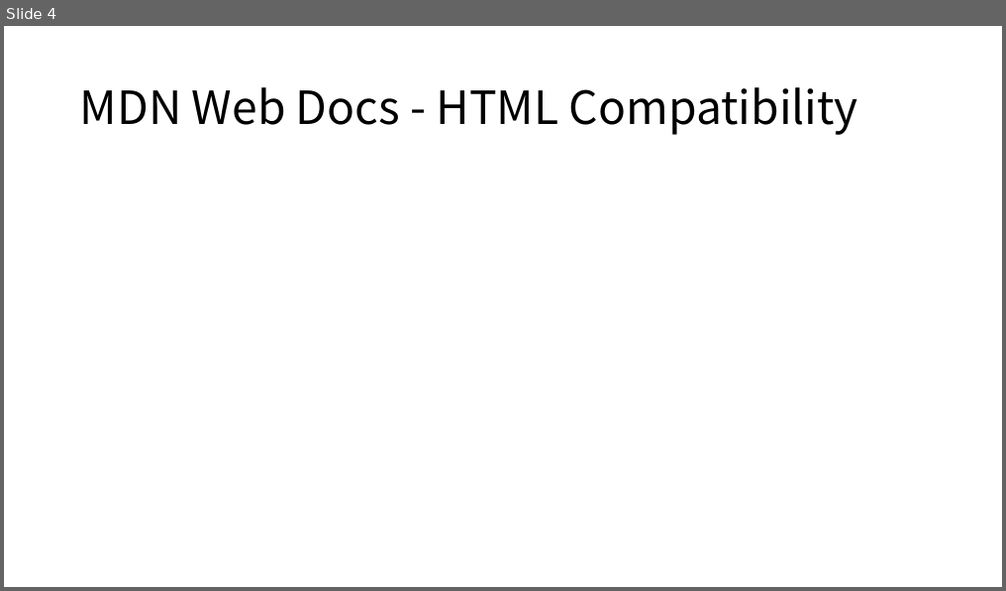
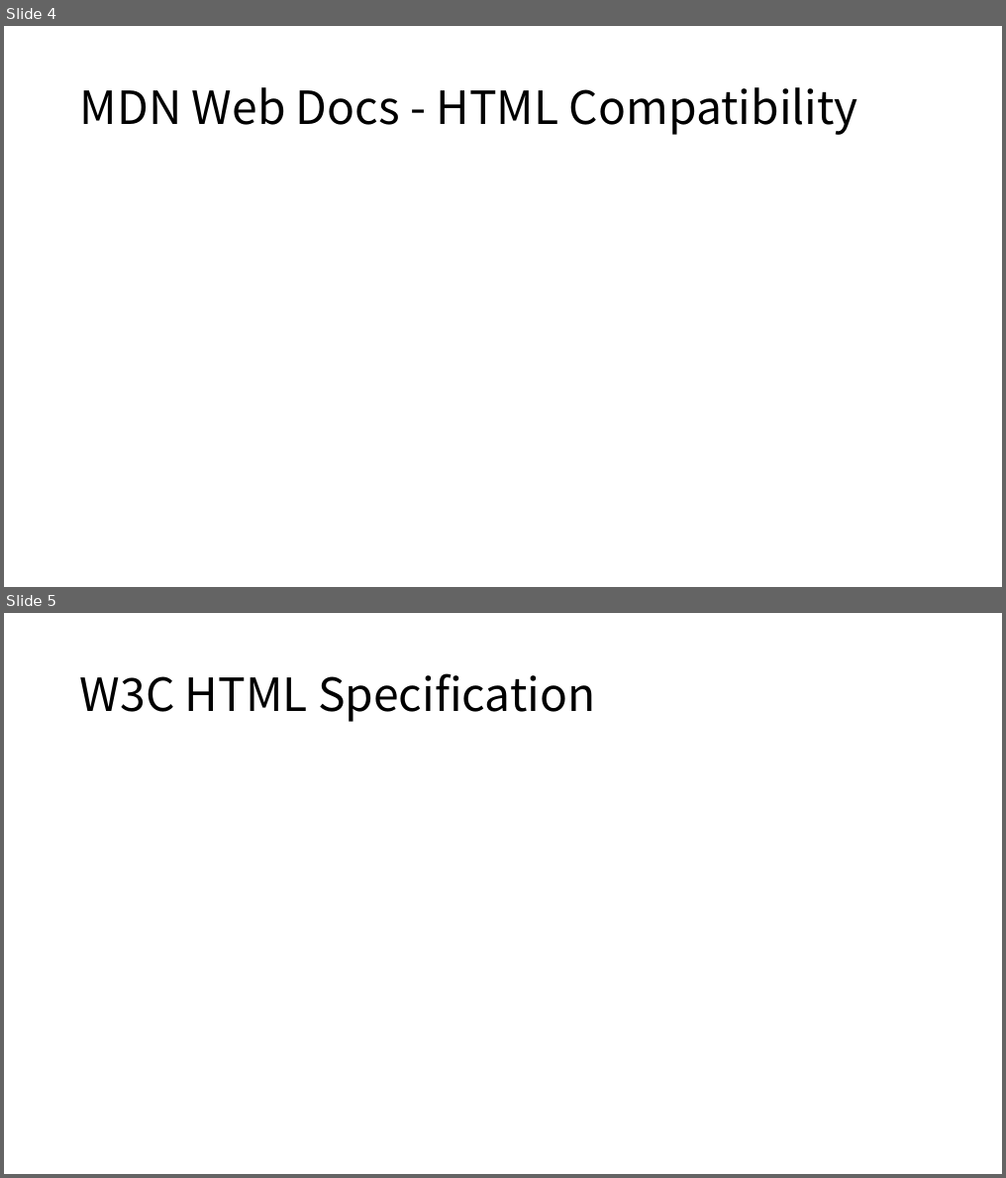
Before and after one commit to VisualStudy/presentations, a slide deck: html/compatibility.pptx. Shown one above the other, each under a label of ours: slide 4 before the commit, slides 4 and 5 after it. The pictures are 1006x591 and 1006x1178 pixels, drawn with LibreOffice and Linux fonts; fonts in the diff are those of the drawing. Boxes give left, top, right and bottom in pixels: in the first picture for what was removed or moved away, otherwise in the second. Text is boxed around its words. In the diff, an @@ line names an element or a change of style, - is before the commit and + after.

```diff
--- a/html/compatibility.pptx
+++ b/html/compatibility.pptx
@@ slide 5 added at (x1=4, y1=613, x2=1002, y2=1174), background #FFFFFF @@
@@ title added at (x1=80, y1=673, x2=595, y2=722), 44 pt, text #000000 @@
+W3C HTML Specification
```
